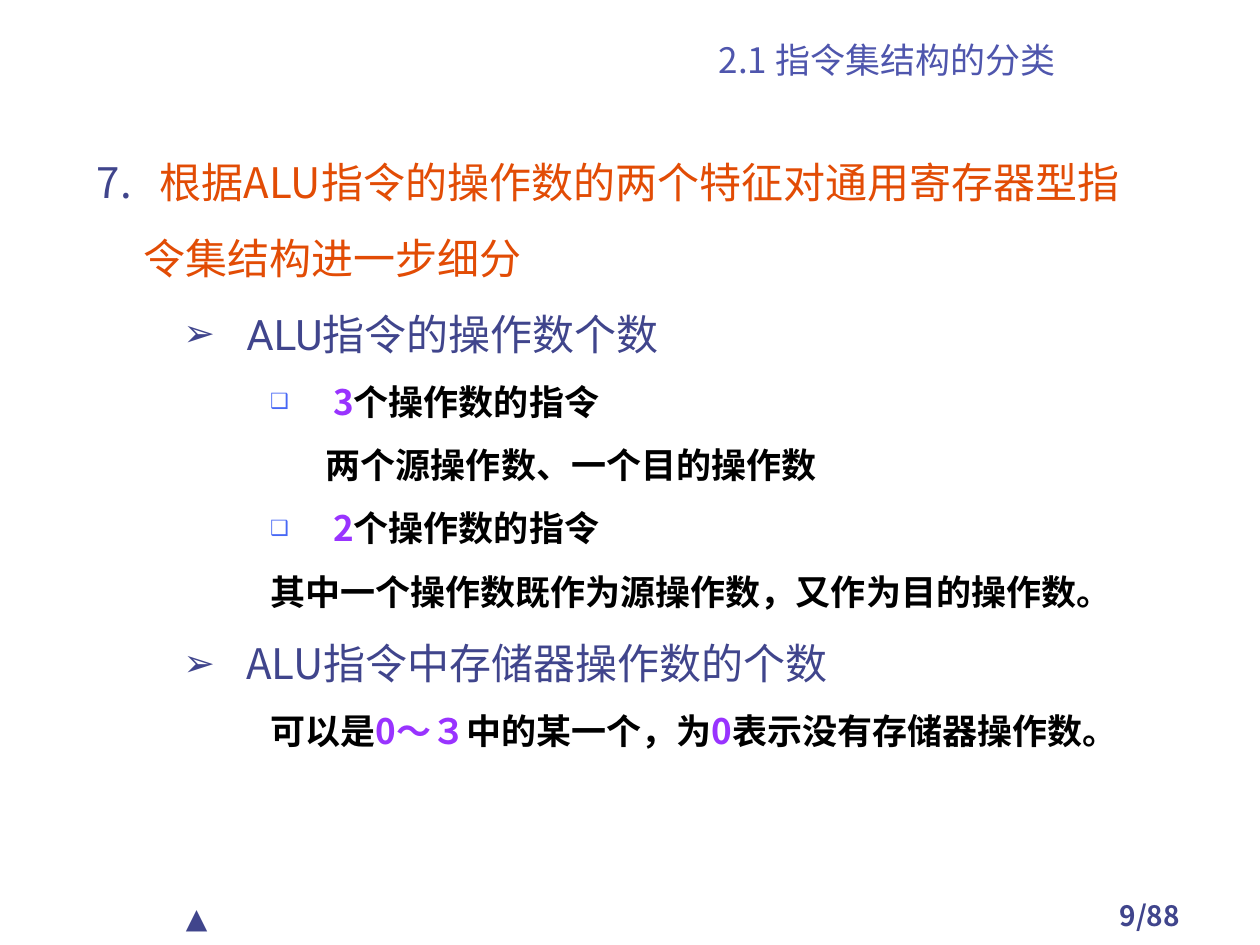
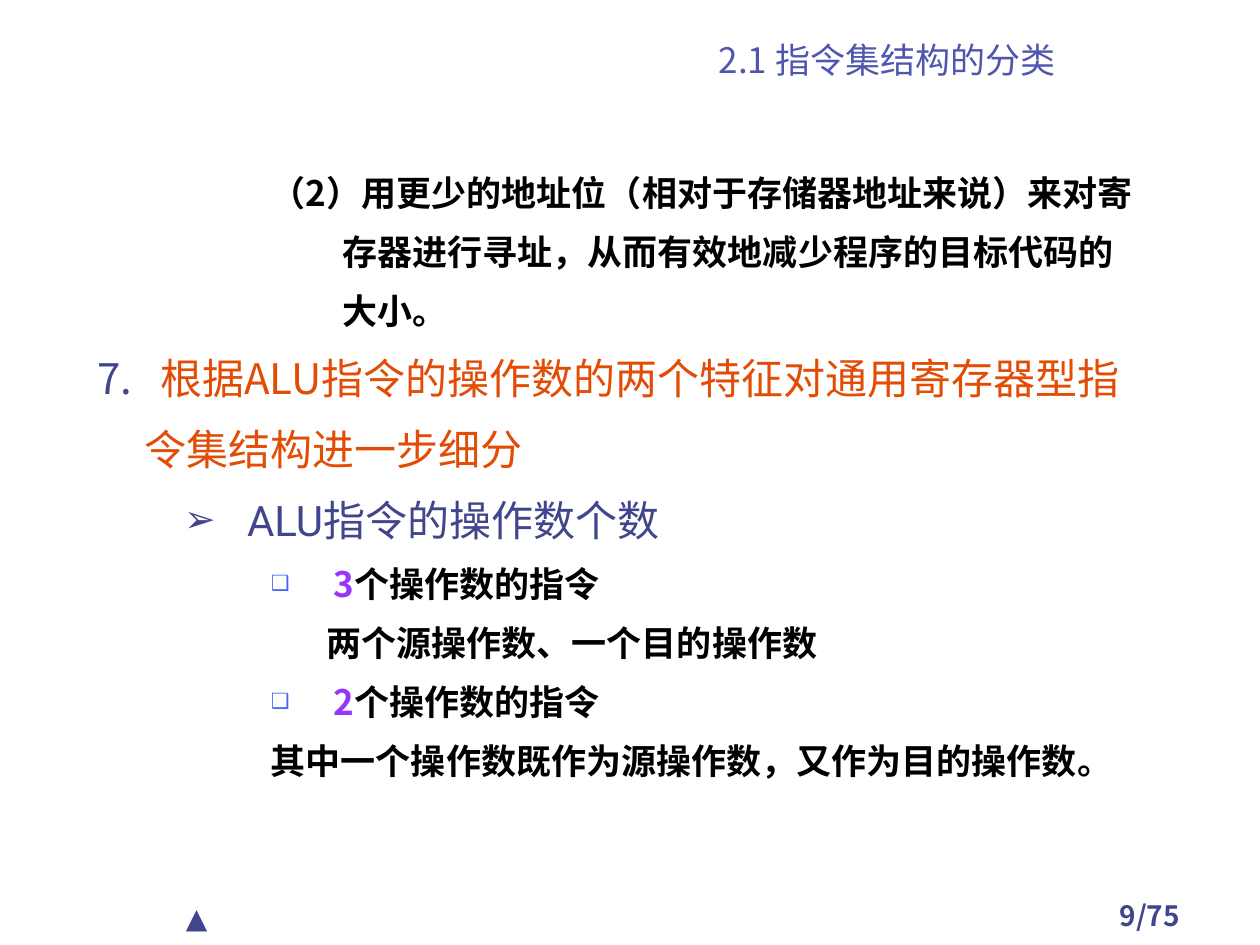
Before and after one commit to TangciuYueng/CA, a slide deck: slide 9 of 第2章 计算机指令集结构.ppt. Drawn at 1260x945 pixels with LibreOffice and Linux fonts; fonts in the diff are those of the drawing; background and template pictures are left out. Boxes give left, top, right and bottom in pixels: in the first picture for what was removed or moved away, otherwise in the second. Text is boxed around its words. In the diff, an @@ line names an element or a change of style, - is before the commit and + after.

```diff
--- a/第2章 计算机指令集结构.ppt
+++ b/第2章 计算机指令集结构.ppt
@@ text "（2）用更少的地址位（相对于存储器地址来说）来对寄": place and size @@
-text "（2）用更少的地址位（相对于存储器地址来说）来对寄" at bbox=[144, 162, 1119, 749]
+text "（2）用更少的地址位（相对于存储器地址来说）来对寄" at bbox=[144, 176, 1133, 779]
@@ text at bbox=[271, 176, 1133, 327]: paragraphs added @@
+    （2）用更少的地址位（相对于存储器地址来说）来对寄
+    存器进行寻址，从而有效地减少程序的目标代码的
+    大小。
@@ text at bbox=[144, 358, 1119, 779]: line spacing 1.3 to 1.2 @@
@@ text at bbox=[246, 643, 1118, 749]: paragraphs removed @@
-  ➢ ALU指令中存储器操作数的个数
-    可以是0～３中的某一个，为0表示没有存储器操作数。
@@ page number at bbox=[1120, 903, 1180, 931]: text changed @@
-9/88
+9/75
```
Also in this commit, not shown: 47 other slides changed, 1 slide added, 13 slides removed, 17 other files.
